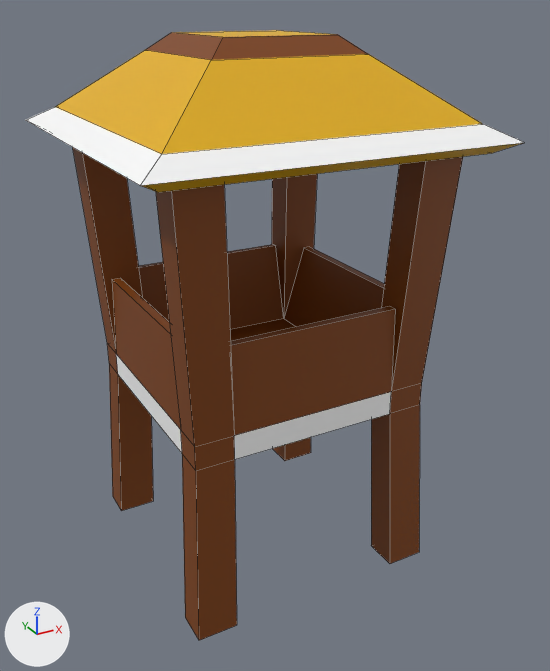
One commit to the OBJ model scenes/tile_units/squad/guard_tower_squad/tower.obj: the scene before it, then after it.
One viewpoint serves both versions: a 50 mm camera at (-1.103, -2.145, 1.35) aimed at (0.043, -0.061, 0.308). The axes (+X, +Y, +Z) are drawn at lower left. The lights are the same throughout. The older version comes first. Mesh edges are drawn as thin lines. Where no turn or scale is listed for an object, it has been applied to the vertices.

Names of what the first picture shows: 'tower'.
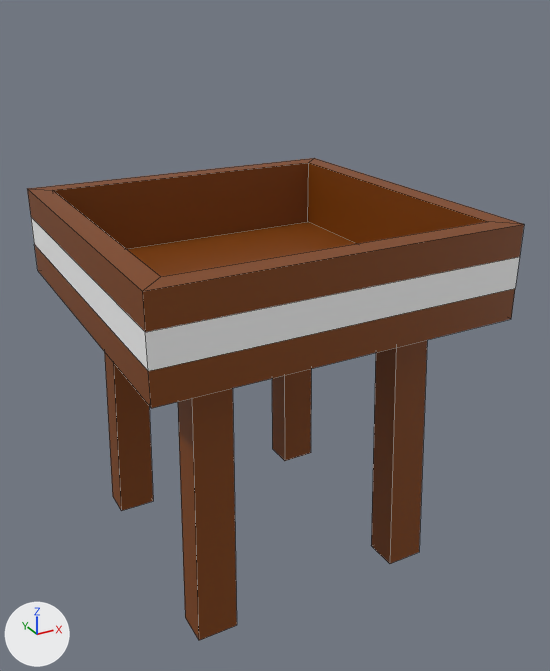
The change, as JSON lines over the scene's bpy script:
```json
{"block": "me_tower", "where": "# used by ob_tower; location = (0.0, 0.0, 0.0)"}
{"op": "remove", "block": "me_tower", "code": "me_tower.from_pydata(...)  # 100 vertices, 79 faces; spans x -0.57..0.57, y -0.57..0.57, z -0.5..1.26"}
{"op": "add", "block": "me_tower", "code": "me_tower.from_pydata(...)  # 56 vertices, 37 faces; spans x -0.59..0.59, y -0.59..0.59, z -0.5..0.75"}
{"block": "me_tower", "change": "me_tower part 1: a new loose piece of 24 vertices spanning x -0.59..0.59, y -0.59..0.59, z 0.45..0.75"}
{"block": "me_tower", "change": "me_tower part 2: the loose piece of 20 vertices spanning x -0.57..0.57, y -0.57..0.57, z 0.95..1.26 is deleted"}
{"block": "me_tower", "change": "me_tower part 3"}
{"block": "me_tower", "change": "60 vertices are removed from x -0.45..0.45, y -0.45..0.45, z 0.11..0.97"}
{"block": "me_tower", "change": "61 faces are deleted"}
{"block": "me_tower", "change": "4 vertices in x -0.28..0.28, y -0.3..0.3, z 0.11 move by (0.0, 0.0, 0.37)"}
{"block": "me_tower", "change": "6 vertices are added at (-0.41, -0.41, 0.48), (-0.41, 0.41, 0.48), (0.28, 0.41, 0.48), (0.28, -0.41, 0.48), (-0.41, 0.3, 0.48), (-0.41, -0.3, 0.48)"}
{"block": "me_tower", "change": "6 new vertices lie (0.13, 0.0, 0.0) away from vertices in x -0.41..0.28, y -0.41..0.41, z 0.11..0.48"}
{"block": "me_tower", "change": "16 new faces join them, mat_material_043 (brown #7f4000)"}
{"op": "remove", "block": "me_tower", "code": "me_tower.materials.append(mat_material_044)  # yellow #e7b200"}
```

Where the change shows, as pixel boxes [x1, y1, x2, y2] in the pictures (550 x 671 px):
```json
{"object": "tower", "change": "reshaped", "before": [26, 30, 525, 640], "after": [27, 158, 524, 640], "on screen": "21% shorter"}
{"part": 1, "of": "me_tower", "change": "added", "after": [27, 158, 524, 408]}
{"part": 2, "of": "me_tower", "change": "deleted", "before": [26, 30, 525, 192]}
{"part": 3, "of": "me_tower", "change": "reshaped", "before": [73, 148, 463, 640], "after": [105, 340, 427, 640]}
```
